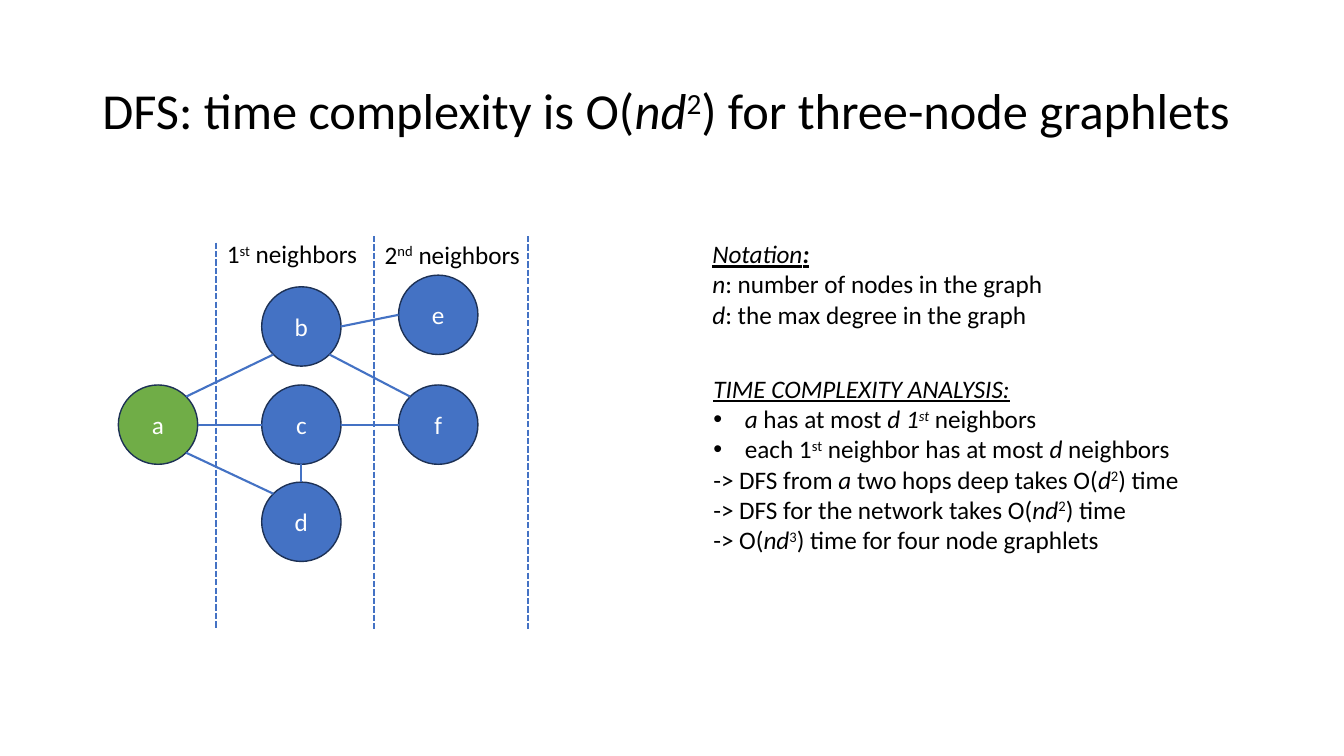
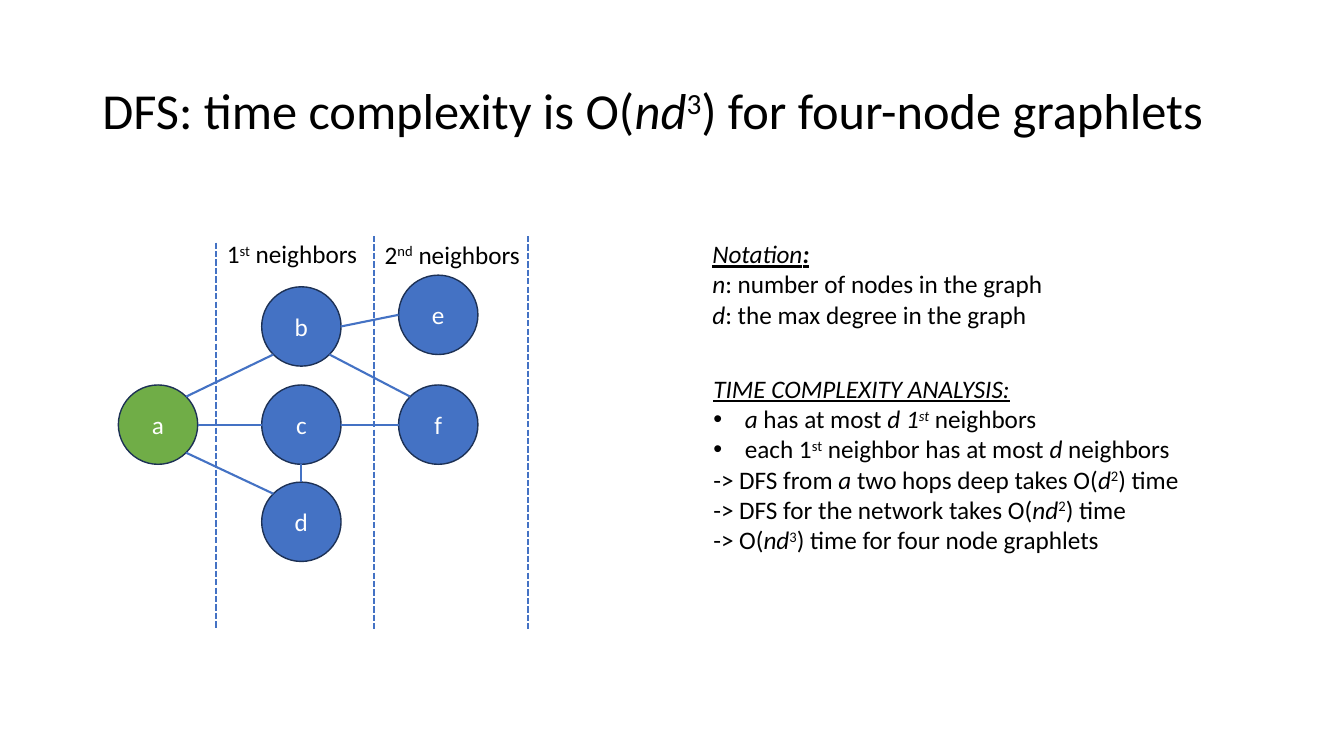
Before and after one commit to samwindels/gradco, a slide deck: slide 11 of presentation.pptx. Drawn at 1344x756 pixels with LibreOffice and Linux fonts; fonts in the diff are those of the drawing. Boxes give left, top, right and bottom in pixels: in the first picture for what was removed or moved away, otherwise in the second. Text is boxed around its words. In the diff, an @@ line names an element or a change of style, - is before the commit and + after.

```diff
--- a/presentation.pptx
+++ b/presentation.pptx
@@ title at (102,92,1203,138): text changed @@
-DFS: time complexity is O(nd2) for three-node graphlets
+DFS: time complexity is O(nd3) for four-node graphlets
```
Also in this commit, not shown: 23 other slides changed, 2 slides added.
